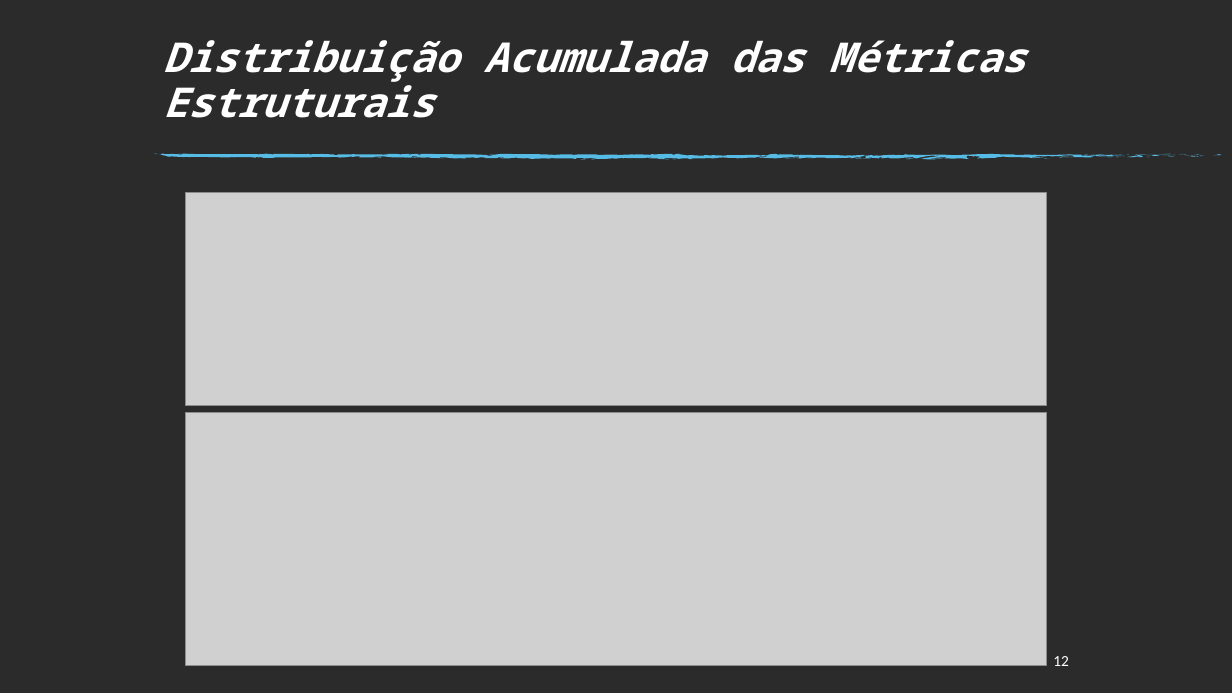
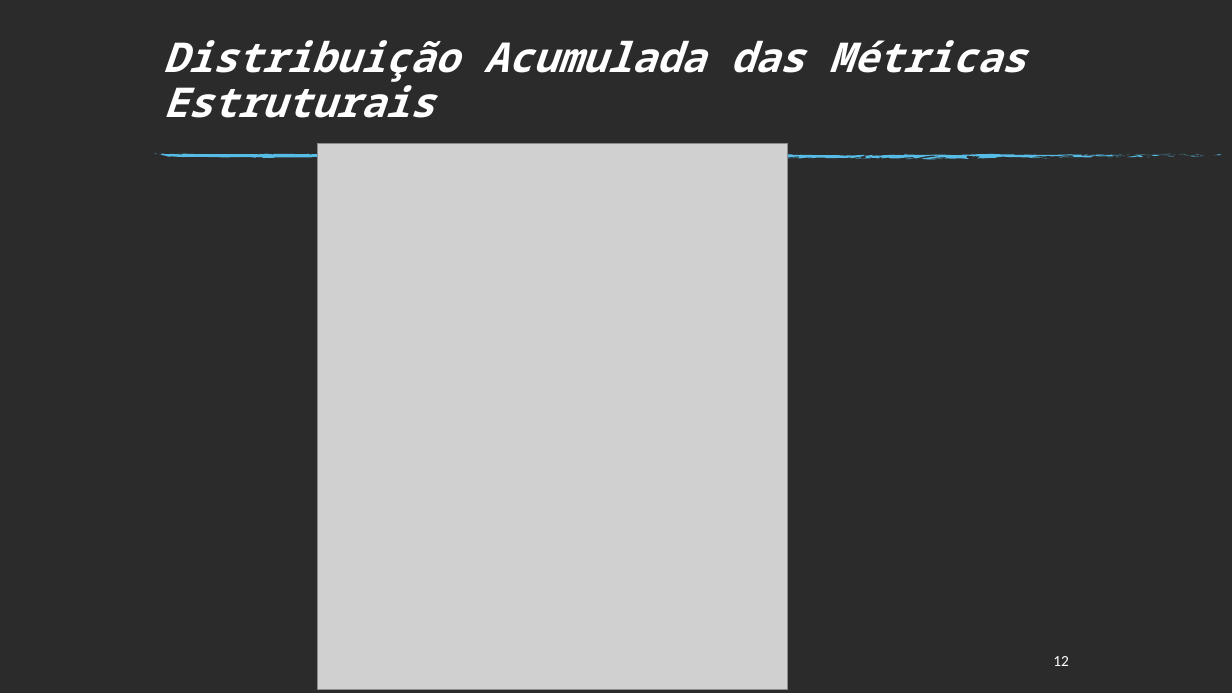
Before and after one commit to felipeaugustosm/TCC2, a slide deck: slide 12 of Apresentacao_TCC2.pptx. Drawn at 1232x693 pixels with LibreOffice and Linux fonts; fonts in the diff are those of the drawing; grey boxes stand for pictures; background and template pictures are left out; a plain dark background stands for a picture behind light text. Boxes give left, top, right and bottom in pixels: in the first picture for what was removed or moved away, otherwise in the second. Text is boxed around its words. In the diff, an @@ line names an element or a change of style, - is before the commit and + after.

```diff
--- a/Apresentacao_TCC2.pptx
+++ b/Apresentacao_TCC2.pptx
@@ picture added at bbox=[318, 143, 788, 689] @@
@@ group removed at bbox=[414, 154, 764, 160]: 12 freeform shapes @@
@@ picture removed at bbox=[186, 192, 1046, 405] @@
@@ picture removed at bbox=[186, 412, 1046, 665] @@
```
Also in this commit, not shown: 6 slides added, 4 other files.
